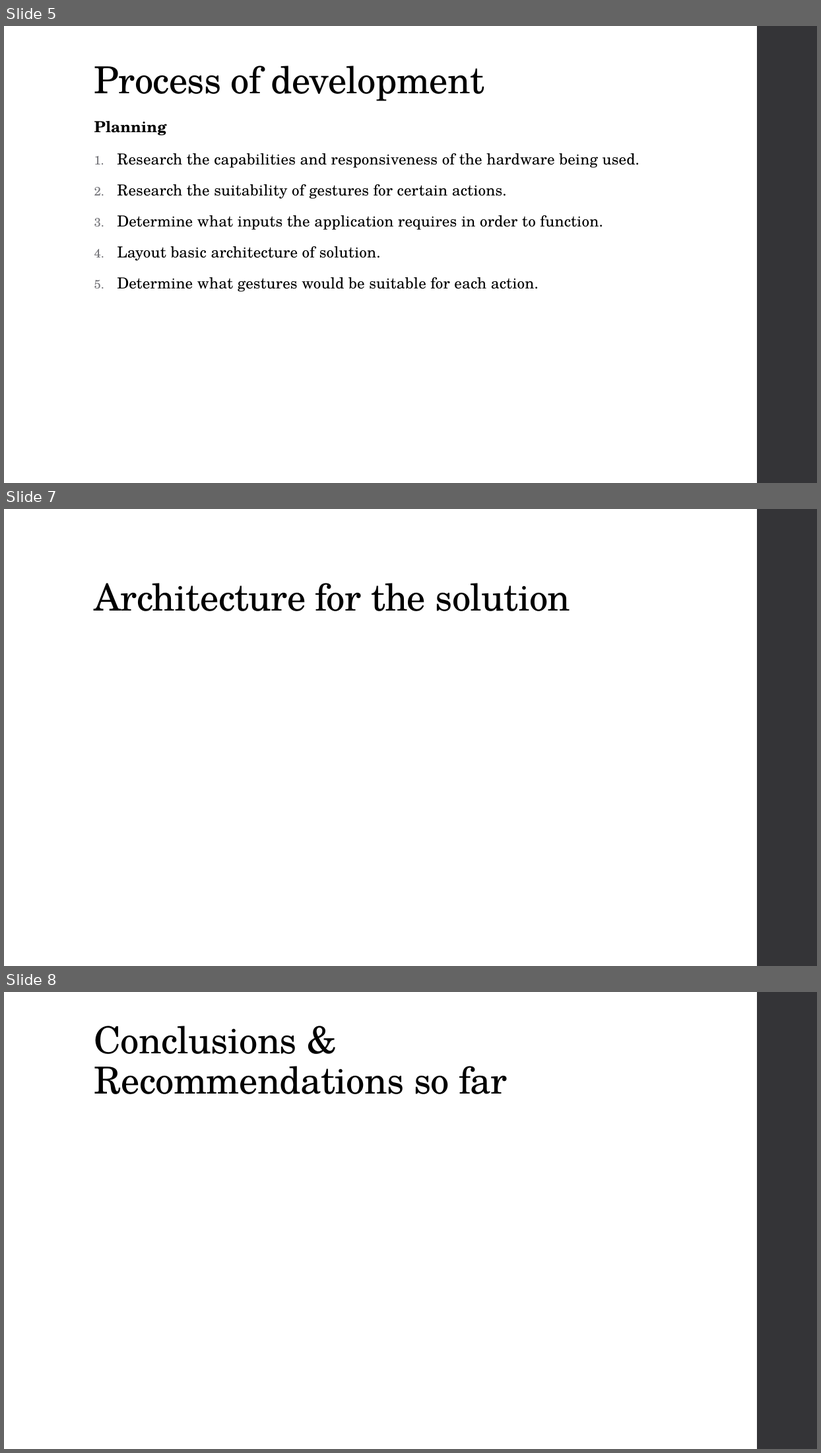
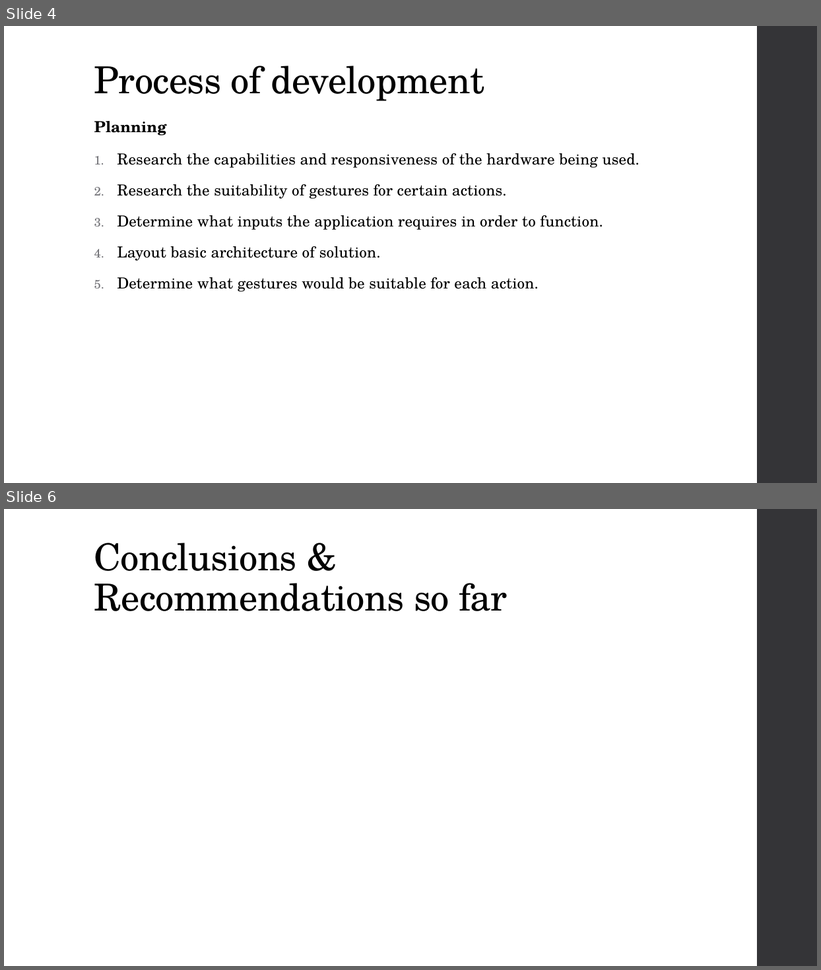
Before and after one commit to JKinsella1991/GestureBasedURI, a slide deck: GesturePresentation.pptx. Shown one above the other, each under a label of ours: slides 5, 7 and 8 before the commit, slides 4 and 6 after it; the slides between them are not shown. The pictures are 821x1453 and 821x970 pixels, drawn with LibreOffice and Linux fonts; fonts in the diff are those of the drawing. Boxes give left, top, right and bottom in pixels: in the first picture for what was removed or moved away, otherwise in the second. Text is boxed around its words. In the diff, an @@ line names an element or a change of style, - is before the commit and + after.

```diff
--- a/GesturePresentation.pptx
+++ b/GesturePresentation.pptx
@@ slide 7 removed at box(4, 509, 817, 966), background #FFFFFF; not listed: 1 template element that a slide beside it also shows @@
@@ title removed at box(94, 583, 571, 611) @@
-Architecture for the solution
@@ what was slide 5 is now slide 4 @@
@@ what was slide 8 is now slide 6 @@
```
Also in this commit, not shown: 1 slide added, 2 other slides removed, 18 other files.
